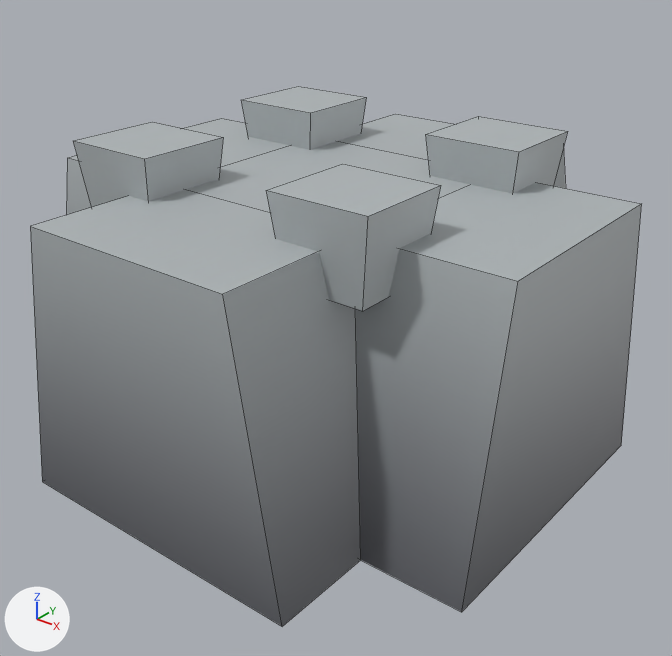
What one commit did to the FBX model JEAH!/Assets/Models/Enviroment/SM_WallCross_Rampart.fbx.
The view is the same before and after, from a 50 mm lens placed at (2.09, -2.59, 2.06), pointed at (0.08, -0.08, 0.5). The axes (+X, +Y, +Z) are drawn at lower left. The lights are the same throughout. Mesh edges are drawn as thin lines. Where no turn or scale is listed for an object, it has been applied to the vertices.

Objects in the first picture: 'SM_WallCross_Rampart'.
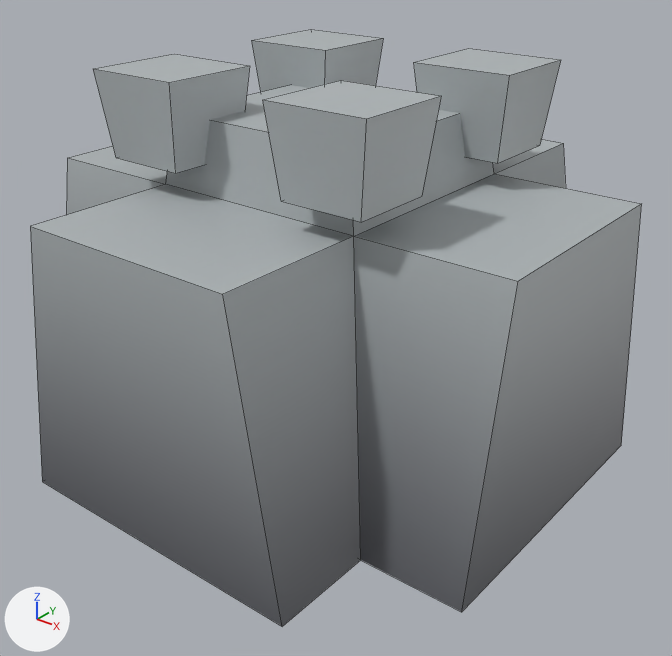
Where the newer file only moved an object's origin or applied its transform, the numbers keep the older frame.

The change, as a list of edits to the scene's bpy script:
```text
Change me_mesh:
    used by ob_sm_wallcross_rampart; location = (-0.19, -0.193, 0.606)
    remove me_mesh.from_pydata(...)  # 56 vertices, 46 faces; spans x -0.81..1.19, y -0.81..1.19, z -0.61..0.61
    add me_mesh.from_pydata(...)  # 60 vertices, 50 faces; spans x -0.81..1.19, y -0.81..1.19, z -0.61..0.86
    me_mesh part 1
    1 face is deleted
    4 vertices in x -0.46..-0.15, y 0.47..0.78, z 0.3 move by (0.1, -0.04, 0.25)
    4 vertices in x -0.5..-0.12, y 0.44..0.81, z 0.61 move by (0.11, -0.04, 0.25)
    4 vertices in x -0.46..-0.15, y -0.39..-0.08, z 0.3 move by (0.1, 0.04, 0.25)
    4 vertices in x -0.5..-0.12, y -0.42..-0.05, z 0.61 move by (0.11, 0.04, 0.25)
    4 vertices in x 0.46..0.77, y -0.39..-0.08, z 0.3 move by (-0.03, 0.04, 0.25)
    4 vertices in x 0.43..0.81, y -0.42..-0.05, z 0.61 move by (-0.04, 0.04, 0.25)
    8 vertices move from x 0.43..0.81, y 0.44..0.81, z 0.3..0.61 to x 0.39..0.77, y 0.4..0.77, z 0.55..0.86
    4 vertices are added at (-0.2, 0.58, 0.71), (-0.2, -0.2, 0.71), (0.58, -0.2, 0.71), (0.58, 0.58, 0.71)
    5 new faces join them
```

Pixel boxes [x1, y1, x2, y2] of what changed, in the pictures (672 x 656 px):
'SM_WallCross_Rampart', reshaped (10% taller): before [30, 86, 642, 626]; after [30, 30, 642, 626]
part 1 of me_mesh, built on: before [73, 86, 568, 311]; after [93, 30, 561, 236]
